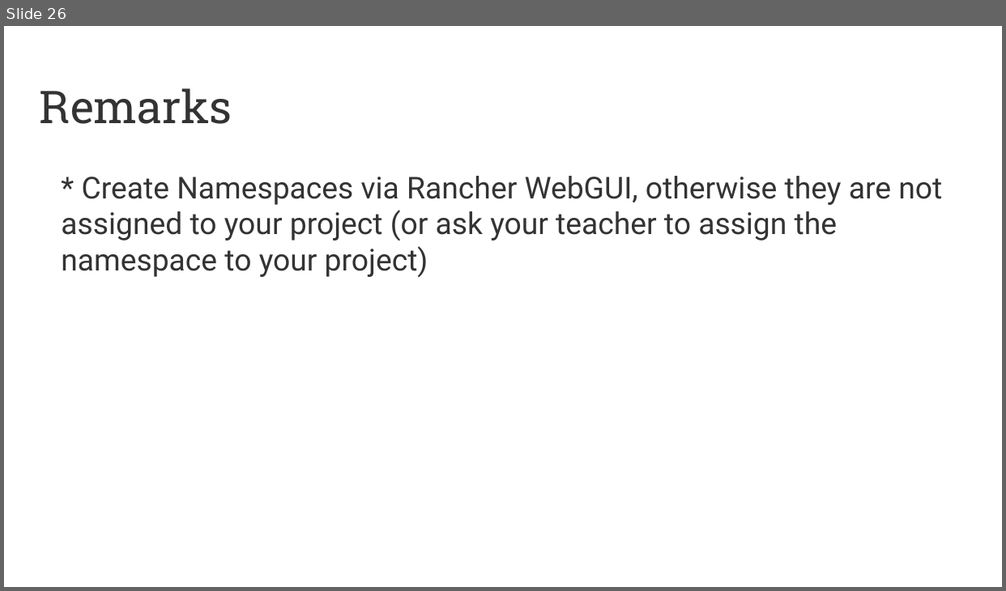
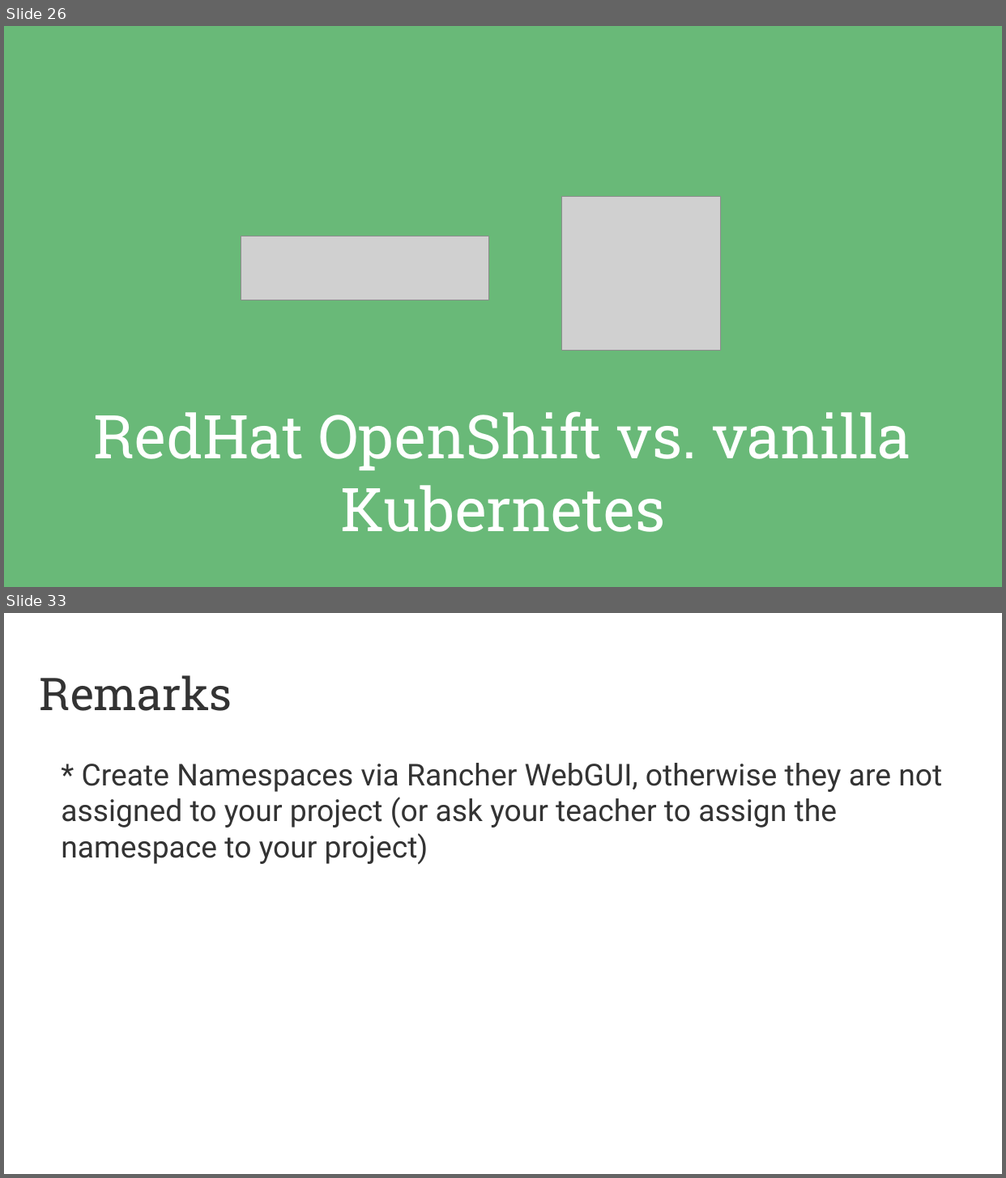
Before and after one commit to puzzle/kubernetes-techlab, a slide deck: presentation/introduction.odp. Shown one above the other, each under a label of ours: slide 26 before the commit, slides 26 and 33 after it; the slides between them are not shown. The pictures are 1006x591 and 1006x1178 pixels, drawn with LibreOffice and Linux fonts; fonts in the diff are those of the drawing; grey boxes stand for pictures; background and template pictures are left out. Boxes give left, top, right and bottom in pixels: in the first picture for what was removed or moved away, otherwise in the second. Text is boxed around its words. In the diff, an @@ line names an element or a change of style, - is before the commit and + after.

```diff
--- a/presentation/introduction.odp
+++ b/presentation/introduction.odp
@@ slide 26 added at box(4, 26, 1002, 587), background #69B978 @@
@@ picture added at box(562, 196, 720, 350) @@
@@ picture added at box(241, 236, 488, 301) @@
@@ title added at box(94, 412, 911, 532), 48 pt, text #FFFFFF @@
+RedHat OpenShift vs. vanilla Kubernetes
@@ what was slide 26 is now slide 33 @@
```
Also in this commit, not shown: 7 slides changed, 6 other slides added, 1 other file.
